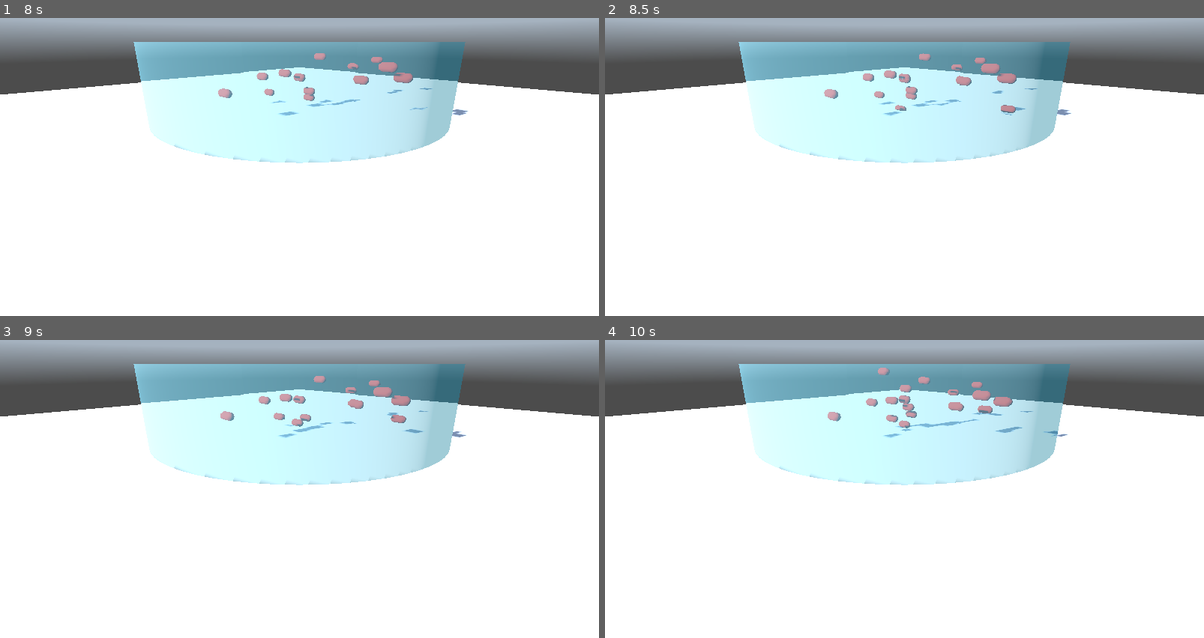
Above: before the commit, frames 1-4 (two rows, left to right).
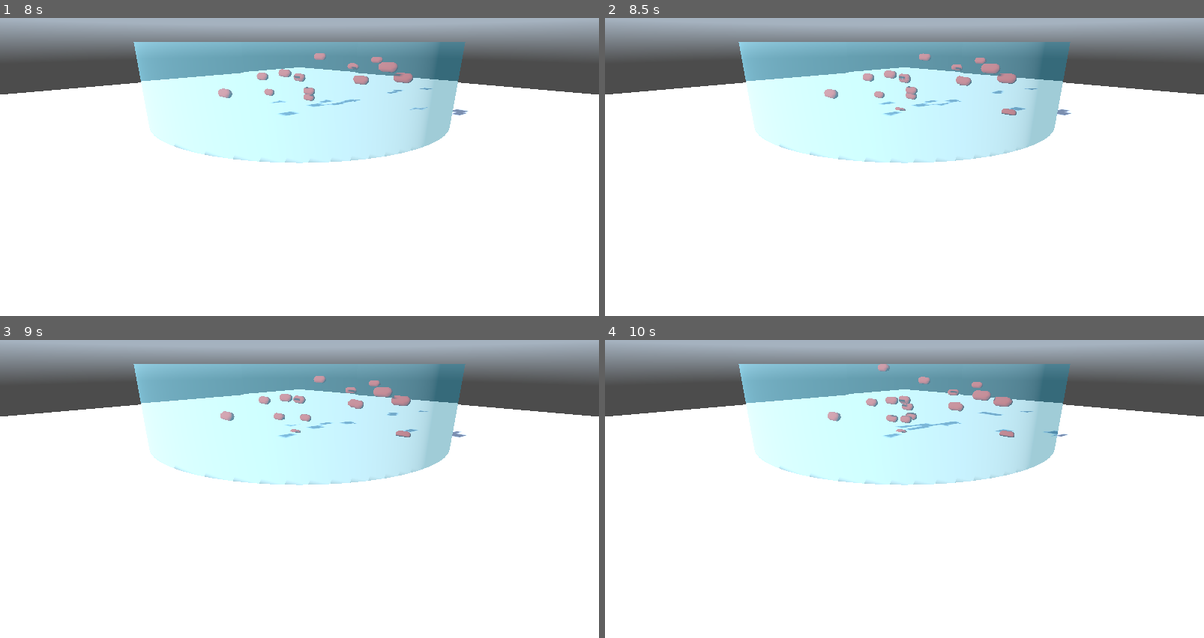
Above: after the commit, the same moments.

Repository: elegaanz/collective-behavior
Game: Godot game, scene res://Main.tscn
The game is run twice, just before and just after one commit, with the same random seed, the same clock (stepped at 60 frames per second) and the same inputs. A sky picture missing from this copy of the repository is replaced by a grey-blue gradient.
Inputs:
- Up to frame 1 (8 s): tap Enter at 0.5, 3.5 s; tap Z (spawn_fish) every 1.5 s from 0.6 to 6.6 s; tap A (spawn_food) every 1.5 s from 1.35 to 7.35 s; tap Space at 2.75 s
- Up to frame 2 (8.5 s): tap Z (spawn_fish) at 8.1 s
- Up to frame 3 (9 s): tap A (spawn_food) at 8.85 s
- Up to frame 4 (10 s): tap Z (spawn_fish) at 9.6 s

Frame 1 is identical in both runs. In frame 2, less than 0.1% of the frame differs, in the area x 48-69%, y 29-33%; in frame 3, 0.2%; in frame 4, 0.4%, in the area x 45-70%, y 8-33%.

Commit message:
Fix boundary avoidance

Diff:
--- a/Fish.gd
+++ b/Fish.gd
@@ -42,7 +42,15 @@
 		# Equations (1) in the article
 		acceleration = swimming_force_vector / body_mass
 		speed += acceleration * delta
-		position += speed * delta
+		var new_position = position + speed * delta
+		if inside_of_tank(new_position):
+			position = new_position
+		else:
+			# This condition is rarely met, but it still exists
+			# as a security measure to make sure no fish escapes
+			# from the tank
+			var center_of_tank = Vector3(0, position.y, 0)
+			position += (center_of_tank - position).normalized() * delta * delta
 
 # The following variables are updated regularly in _physics_process
 var closest_fish = null
@@ -63,10 +71,14 @@
 
 	var alignment = w[2] * (mean_velocity - speed).normalized()
 
+	var tank_top = Vector3(position.x, TANK_HEIGHT, position.z)
+	var tank_floor = Vector3(position.x, 0, position.z)
 	var boundary_avoidance = Vector3.ZERO
-	var distance_to_boundary = (position - closest_boundary).length()
-	if distance_to_boundary <  field_of_view():
-		boundary_avoidance = w[3] * (position - closest_boundary).normalized()
+	var boundaries = [closest_boundary, tank_top, tank_floor]
+	for boundary in boundaries:
+		var distance_to_boundary = (position - boundary).length()
+		if distance_to_boundary < field_of_view():
+			boundary_avoidance += w[3] * (position - boundary).normalized()
 
 	var food_attraction = Vector3.ZERO
 	if closest_food != null:
@@ -84,21 +96,14 @@
 		random_movement
 	)
 
+const TANK_RADIUS = 2.0
+const TANK_HEIGHT = 1.0
+
 func find_closest_boundary():
-	const TANK_RADIUS = 2.0
-	const TANK_HEIGHT = 1.0
 	var tank_center = Vector3(0, position.y, 0)
-	var vector_to_center = tank_center - position
+	var vector_to_center = position - tank_center
 	var prolongation_to_boundary = vector_to_center.normalized() * TANK_RADIUS
-	var distance_to_border = (prolongation_to_boundary - position).length()
-	var distance_to_top = abs(TANK_HEIGHT - position.y)
-	var distance_to_bottom = position.y
-	if distance_to_border < distance_to_top && distance_to_border < distance_to_bottom:
-		return prolongation_to_boundary
-	elif distance_to_top < distance_to_bottom:
-		return Vector3(position.x, TANK_HEIGHT, position.z)
-	else:
-		return Vector3(position.x, 0, position.z)
+	return tank_center + prolongation_to_boundary
 
 func start_feeding():
 	current_phase = PHASE.FEEDING
@@ -146,3 +151,9 @@
 # fish
 func field_of_view():
 	return 2 * total_length
+
+func inside_of_tank(point):
+	var radius = Vector2(point.x, point.z)
+	return (radius.length() < TANK_RADIUS * 0.95 &&
+		0.1 < point.y &&
+		point.y < TANK_HEIGHT * 0.9)
Not shown, changed: .gitignore
